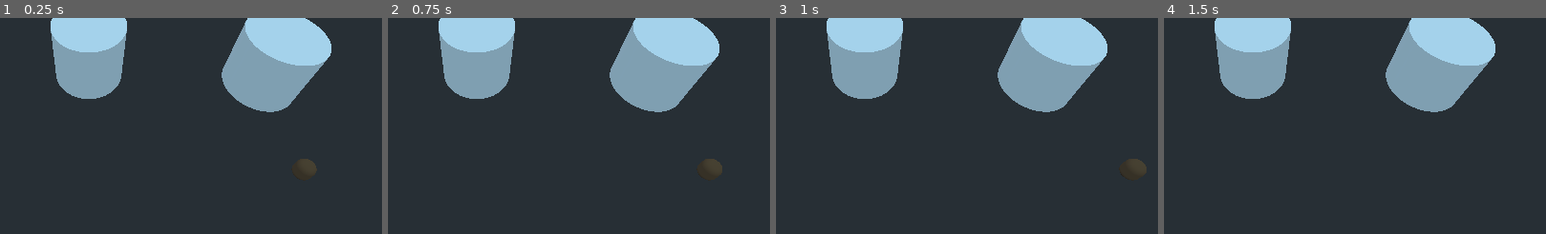
Above: before the commit, frames 1-4 (left to right).
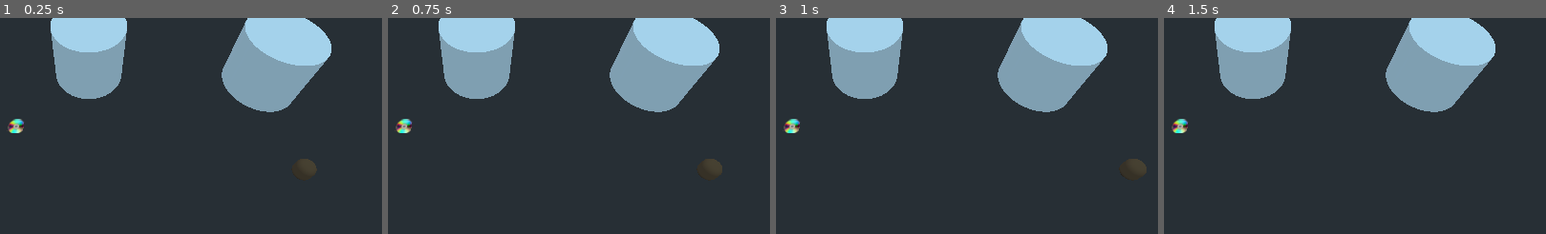
Above: after the commit, the same moments.

Repository: bmolyneaux/GGJ2020
Game: Godot game, scene res://Level/Jez Test Town.tscn
The game is run twice, just before and just after one commit, with the same random seed, the same clock (stepped at 60 frames per second) and the same inputs. This scene is started directly instead of the project's main scene.
Inputs:
- Up to frame 1 (0.25 s): no input
- Up to frame 2 (0.75 s): tap Enter at 0.5 s; hold D from 0.53 s (still down)
- Up to frame 3 (1 s): keep holding D; tap Space at 0.77 s
- Up to frame 4 (1.5 s): tap Space at 1.25 s; release D at 1.28 s; hold S from 1.28 s (still down)
The pictures show only the part of the screen within x 38-88%, y 46-96%; the shares and areas given below are measured in that part.

The runs differ from the first frame. In frame 1, 0.2% of the frame differs, in the area x 2-7%, y 46-54%; in frame 2, 0.2%; in frame 3, 0.2%; in frame 4, 0.2%.

Commit message:
Add a real high-quality CD

Diff:
--- /dev/null
+++ b/Collectables/Collectable.tscn
@@ -0,0 +1,9 @@
+[gd_scene load_steps=2 format=2]
+
+[ext_resource path="res://Collectables/220px-CD-ROM.png" type="Texture" id=1]
+
+[node name="CD" type="Spatial"]
+
+[node name="Sprite3D" type="Sprite3D" parent="."]
+transform = Transform( 0.190345, 0, 0, 0, -3.10111e-08, 0.190345, 0, -0.190345, -3.10111e-08, 0, 0, 0 )
+texture = ExtResource( 1 )
--- a/Level/Jez Test Town.tscn
+++ b/Level/Jez Test Town.tscn
@@ -1,9 +1,10 @@
-[gd_scene load_steps=5 format=2]
+[gd_scene load_steps=6 format=2]
 
 [ext_resource path="res://Repairable/Repairable.tscn" type="PackedScene" id=1]
 [ext_resource path="res://Repairer/Repairer.tscn" type="PackedScene" id=2]
 [ext_resource path="res://Game/GameManager.gd" type="Script" id=3]
 [ext_resource path="res://Repairer/PlayerController.gd" type="Script" id=4]
+[ext_resource path="res://Collectables/Collectable.tscn" type="PackedScene" id=5]
 
 [node name="Spatial" type="Spatial"]
 
@@ -27,6 +28,9 @@
 [node name="Node" type="Node" parent="Repairer"]
 script = ExtResource( 4 )
 
+[node name="CD" parent="." instance=ExtResource( 5 )]
+transform = Transform( 1, 0, 0, 0, 1, 0, 0, 0, 1, -1.94015, 0, 1.84721 )
+
 [node name="Game Manager" type="Node" parent="."]
 script = ExtResource( 3 )
 
Binary file added: Collectables/220px-CD-ROM.png
Not shown, added: Collectables/220px-CD-ROM.png.import
